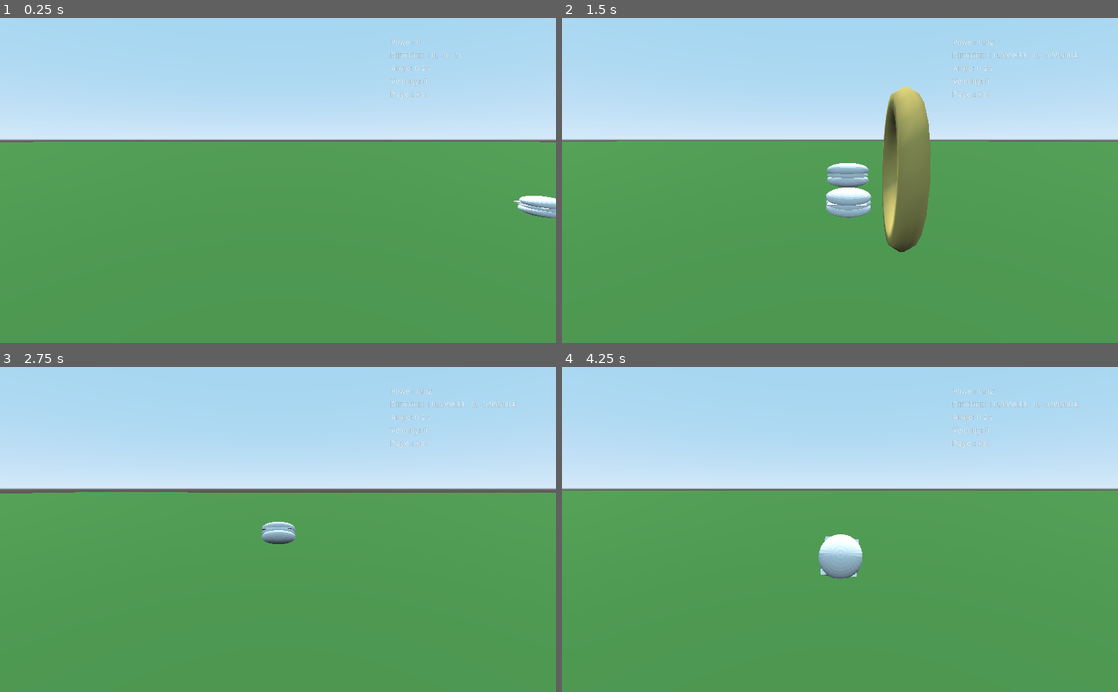
Above: before the commit, frames 1-4 (two rows, left to right).
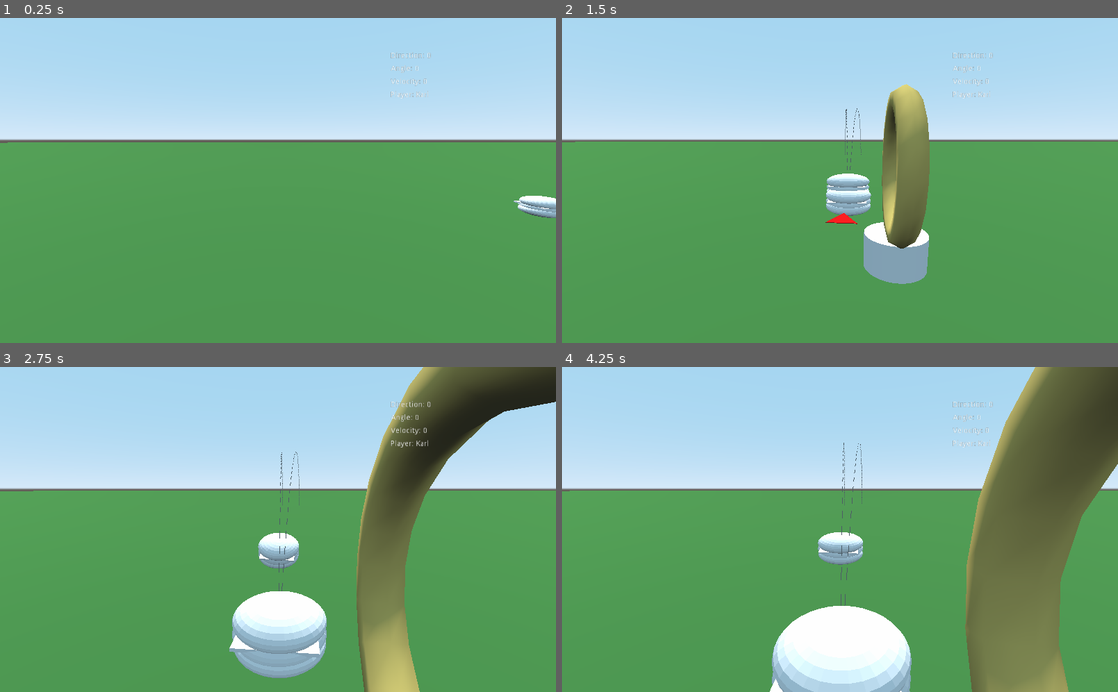
Above: after the commit, the same moments.

Repository: rowanburnett/burger-golf
Game: Godot game, scene res://Main.tscn
The game is run twice, just before and just after one commit, with the same random seed, the same clock (stepped at 60 frames per second) and the same inputs.
Inputs:
- Up to frame 1 (0.25 s): no input
- Up to frame 2 (1.5 s): hold Right (RIGHT) 0.53-1.28 s; tap Space (hit_ball) at 0.6, 1.35 s; hold Down (DOWN) from 1.28 s (still down)
- Up to frame 3 (2.75 s): release Down (DOWN) at 2.03 s; hold Right (RIGHT) from 2.03 s (still down); tap Space (hit_ball) at 2.1 s
- Up to frame 4 (4.25 s): release Right (RIGHT) at 2.78 s; hold Up (UP) 2.78-3.53 s; tap Space (hit_ball) at 2.85, 3.6 s; hold Left (LEFT) from 3.53 s (still down)

The runs differ from the first frame. In frame 1, 0.3% of the frame differs, in the area x 0-98%, y 6-39%; in frame 2, 3.1%; in frame 3, 18%; in frame 4, 25%, in the area x 0-100%, y 0-100%.

Commit message:
Add line to show projectile prediction

Diff:
--- a/Burger Golf/Burger.gd
+++ b/Burger Golf/Burger.gd
@@ -1,51 +1,51 @@
-extends RigidBody
+extends Spatial
 
-var angle = Vector3.ZERO
 var direction = Vector3.ZERO
-var x_force = 0
-var y_force = 0
-var forces = [0, 0, 0]
+var max_points = 250
+var x_velocity = 0
+var y_velocity = 0
+var z_velocity = 0
 
-onready var arrow = get_node("../Arrow")
+var aim_changed = false
 
-func _ready():
-	set_contact_monitor(true)
+onready var burger = get_node("RigidBody")
+onready var arrow = get_node("Arrow")
+onready var line = get_node("Line")
 
 func _process(delta):
 	direction = -arrow.get_global_transform().basis.z
-	arrow.global_transform.origin = self.global_transform.origin
+	arrow.global_transform.origin = burger.global_transform.origin
+
+func _on_aim_changed(x_angle, y_angle):
+	var x_force = (x_angle * -50)
+	var y_force = (y_angle * 50)
+	var z_force = (x_angle * -50)
+	x_velocity = (x_force / burger.mass) * direction.x
+	y_velocity = (y_force / burger.mass)
+	z_velocity = (z_force / burger.mass) * direction.z
+
+	aim_changed = true
+
+func _physics_process(delta):
+	if aim_changed:
+		update_trajectory(delta)
+
+func update_trajectory(delta):
+	line.clear()
+	line.begin(1)
+
+	var pos = burger.translation
+	var vel = Vector3(x_velocity, y_velocity, z_velocity)
+
+	for i in max_points:
+		line.add_vertex(pos)
+		pos += vel * delta
+		vel.x += x_velocity * delta
+		vel.y -= y_velocity * delta - 9.8 * pow(delta, 2) / 2
+		vel.z += z_velocity * delta
+
+	aim_changed = false
+	line.end()
 
 func launch(x_force, y_force):
-	set_max_contacts_reported(1)
-
-	apply_impulse(Vector3(0, 0.02, 0), direction * x_force)
-	apply_impulse(Vector3.ZERO, Vector3(0, y_force, 0))
-
-	forces = [x_force, y_force, direction]
-	return forces
-
-var bounces = 0
-
-func _on_Ground_collision():
-	return
-	print("HELLO I AM COLLIDING")
-	print(forces)
-	if forces[0] < -2  or forces[1] > 2:
-			forces[0] *= 0.8
-			forces[1] *= 0.8
-			print("FORCE")
-			print(forces[1])
-			apply_impulse(Vector3.ZERO, forces[0] * forces[2])
-			apply_impulse(Vector3.ZERO, Vector3(0, forces[1], 0))
-
-
-
-
-	else:
-		set_max_contacts_reported(0)
-
-
-
-func _on_StateManager_state_changed(new_state):
-	var is_aiming = new_state == StateManager.State.AIMING
-	arrow.visible = is_aiming
+	burger.apply_impulse(Vector3(0, 0.02, 0), Vector3(direction.x * x_force, y_force, direction.z * x_force))
--- a/Burger Golf/Burger.tscn
+++ b/Burger Golf/Burger.tscn
@@ -9,20 +9,19 @@
 radius = 0.55
 
 [node name="Burger" type="Spatial"]
+script = ExtResource( 2 )
 
 [node name="Arrow" parent="." instance=ExtResource( 3 )]
 transform = Transform( 1, 0, 0, 0, 1, 0, 0, 0, 1, 245.05, -1.17911, -0.463459 )
-visible = false
 
 [node name="RigidBody" type="RigidBody" parent="."]
 collision_mask = 2
-mass = 0.0102041
 continuous_cd = true
 contacts_reported = 10
 contact_monitor = true
 can_sleep = false
+linear_damp = 0.0
 angular_damp = 2.0
-script = ExtResource( 2 )
 
 [node name="CollisionShape" type="CollisionShape" parent="RigidBody"]
 transform = Transform( 1, 0, 0, 0, 1, 0, 0, 0, 1, 0, 0.565697, 0 )
@@ -38,3 +37,5 @@
 transform = Transform( -1, 1.51808e-08, -8.60946e-08, 0, 0.984808, 0.173648, 8.74228e-08, 0.173648, -0.984808, 0, 3, -10 )
 current = true
 far = 8192.0
+
+[node name="Line" type="ImmediateGeometry" parent="."]
--- /dev/null
+++ b/Burger Golf/Control.gd
@@ -0,0 +1,5 @@
+extends Control
+
+func _on_States_aim_changed(x_angle, y_angle, direction, velocity):
+	get_node("DirectionLabel").text = "Direction: %s" % direction
+	get_node("AngleLabel").text = "Angle: %s" % x_angle
--- a/Burger Golf/Ground.gd
+++ b/Burger Golf/Ground.gd
@@ -1,4 +1,4 @@
-extends CSGBox
+extends StaticBody
 
 signal collision
 
--- a/Burger Golf/Main.tscn
+++ b/Burger Golf/Main.tscn
@@ -1,5 +1,6 @@
-[gd_scene load_steps=9 format=2]
+[gd_scene load_steps=11 format=2]
 
+[ext_resource path="res://Control.gd" type="Script" id=1]
 [ext_resource path="res://OnionRing.tscn" type="PackedScene" id=5]
 [ext_resource path="res://Ground.gd" type="Script" id=6]
 [ext_resource path="res://StateManager.gd" type="Script" id=7]
@@ -16,6 +17,8 @@
 material = SubResource( 11 )
 size = Vector3( 1000, 2, 1000 )
 
+[sub_resource type="CylinderMesh" id=12]
+
 [node name="Main" type="Node"]
 
 [node name="DirectionalLight" type="DirectionalLight" parent="."]
@@ -24,17 +27,7 @@
 [node name="Control" type="Control" parent="."]
 margin_right = 40.0
 margin_bottom = 40.0
-
-[node name="PowerLabel" type="Label" parent="Control"]
-anchor_left = 0.25
-anchor_top = 0.175
-anchor_right = 0.25
-anchor_bottom = 0.175
-margin_left = 710.0
-margin_top = 32.0
-margin_right = 765.0
-margin_bottom = 46.0
-text = "Power: 0"
+script = ExtResource( 1 )
 
 [node name="DirectionLabel" type="Label" parent="Control"]
 margin_left = 719.0
@@ -87,12 +80,6 @@
 [node name="OnionRing" parent="." instance=ExtResource( 5 )]
 transform = Transform( 0.0021642, -0.999998, 0, 0.999998, 0.0021642, 0, 0, 0, 1, 0, 2.70885, 0 )
 
-[node name="CSGBox" type="CSGBox" parent="."]
-transform = Transform( 0.822717, 0, 0, 0, 8.2741, 0, 0, 0, 1.95672, -22.7278, 8.32178, -15.3249 )
-use_collision = true
-height = 9.802
-depth = 12.1355
-
 [node name="StateManager" type="Node" parent="."]
 script = ExtResource( 7 )
 
@@ -110,12 +97,20 @@
 shape = SubResource( 9 )
 
 [node name="MeshInstance" type="MeshInstance" parent="Ground"]
-transform = Transform( 1, 0, 0, 0, 1, 0, 0, 0, 1, 0.699122, -0.754539, 0.564823 )
+transform = Transform( 1, 0, 0, 0, 1, 0, 0, 0, 1, -6.00227, -1.46275, 3.5028 )
 layers = 2
 mesh = SubResource( 10 )
 skeleton = NodePath("../../Players")
 material/0 = null
 
+[node name="Target" type="Spatial" parent="."]
+transform = Transform( 1, 0, 0, 0, 1, 0, 0, 0, 1, 0, -0.356383, 0 )
+
+[node name="MeshInstance" type="MeshInstance" parent="Target"]
+mesh = SubResource( 12 )
+material/0 = null
+
 [connection signal="loaded" from="StateManager" to="StateManager/States" method="_on_StateManager_loaded"]
 [connection signal="next_turn" from="StateManager" to="StateManager/States" method="_on_StateManager_next_turn"]
 [connection signal="state_changed" from="StateManager" to="StateManager/States" method="_on_StateManager_state_changed"]
+[connection signal="aim_changed" from="StateManager/States" to="Control" method="_on_States_aim_changed"]
--- a/Burger Golf/NewGame.gd
+++ /dev/null
@@ -1,6 +0,0 @@
-extends Label
-
-
-# Declare member variables here. Examples:
-# var a = 2
-# var b = "text"
--- a/Burger Golf/PowerBar.gd
+++ b/Burger Golf/PowerBar.gd
@@ -8,7 +8,7 @@
 	state.connect("state_changed", self, "on_state_change")
 
 func tell_power(power):
-	foreground.rect_scale = Vector2(power / 3.0, 1)
+	foreground.rect_scale = Vector2(power / 50.0, 1)
 
 func on_state_change(state):
 	var is_power = state == StateManager.State.POWER
--- /dev/null
+++ b/Burger Golf/PowerLabel.gd
@@ -0,0 +1,20 @@
+extends Label
+
+
+# Declare member variables here. Examples:
+# var a = 2
+# var b = "text"
+
+
+# Called when the node enters the scene tree for the first time.
+func _ready():
+	pass # Replace with function body.
+
+
+# Called every frame. 'delta' is the elapsed time since the previous frame.
+#func _process(delta):
+#	pass
+
+
+func _on_States_aim_changed():
+	pass # Replace with function body.
--- a/Burger Golf/StateManager.gd
+++ b/Burger Golf/StateManager.gd
@@ -31,11 +31,12 @@
 	# make burger for each player
 	for player in players:
 		var instance = burger.instance()
+		instance.set_name(player.name)
 		player_node.add_child(instance)
 
 	for node in player_node.get_children():
 		self.connect("state_changed", node.get_node("RigidBody"), "_on_StateManager_state_changed")
-	emit_signal("loaded")
+	emit_signal("loaded", active_player)
 
 func state_changed(new_state):
 	emit_signal("state_changed", new_state)
--- a/Burger Golf/States.gd
+++ b/Burger Golf/States.gd
@@ -14,18 +14,15 @@
 
 var power_direction = PowerDirection.INCREASING
 
-onready var stateManager: StateManager = get_node("../../StateManager")
-var player = ""
-var arrow = ""
+var player = NodePath()
+var arrow = NodePath()
 var loaded = false
 
+onready var stateManager: StateManager = get_node("../../StateManager")
 onready var player_node = get_node("../../Players")
-onready var power_label = get_node("../../Control/PowerLabel")
-onready var direction_label = get_node("../../Control/DirectionLabel")
-onready var velocity_label = get_node("../../Control/VelocityLabel")
-onready var angle_label = get_node("../../Control/AngleLabel")
+onready var power_bar = get_node("../../Control/PowerBar")
+onready var target = get_node("../../Target")
 onready var player_label = get_node("../../Control/PlayerLabel")
-onready var power_bar = get_node("../../Control/PowerBar")
 
 signal aim_changed()
 
@@ -41,30 +38,27 @@
 		elif stateManager.state == StateManager.State.WATCHING:
 			watching(delta);
 
-		power_label.text = "Power: %s" % power
-		direction_label.text = "Direction: %s" % direction
-		angle_label.text = "Angle: %s" % x_angle
-
 func aiming(delta):
 	if loaded:
 		if Input.is_action_pressed("LEFT"):
 			arrow.rotate_y(-0.02)
-			emit_signal("aim_changed", x_angle, y_angle, direction)
+			emit_signal("aim_changed", x_angle, y_angle)
+
 		if Input.is_action_pressed("RIGHT"):
 			arrow.rotate_y(0.02)
-
-		direction = -arrow.get_global_transform().basis.z
+			emit_signal("aim_changed", x_angle, y_angle)
 
 		if Input.is_action_pressed("UP"):
 			if y_angle <= 0.5:
 				x_angle -= 0.01
 				y_angle += 0.01
-				emit_signal("aim_changed", x_angle, y_angle, direction)
+			emit_signal("aim_changed", x_angle, y_angle)
+
 		if Input.is_action_pressed("DOWN"):
 			if x_angle <= 0.5:
 				x_angle += 0.01
 				y_angle -= 0.01
-				emit_signal("aim_changed", x_angle, y_angle, direction)
+			emit_signal("aim_changed", x_angle, y_angle)
 
 		if Input.is_action_just_pressed("hit_ball"):
 			stateManager.state = StateManager.State.POWER
@@ -73,20 +67,20 @@
 func power(delta):
 	if loaded:
 		if Input.is_action_just_pressed("hit_ball"):
-			x_force = (x_angle * -power) / 2
-			y_force = ((y_angle * -power) / -1) / 2
-			print(x_force)
+			x_force = (x_angle * -power)
+			y_force = (y_angle * -power) / -1
 			player.launch(x_force, y_force)
+
 			stateManager.state = StateManager.State.WATCHING
 			power_direction = PowerDirection.INCREASING
 			power = 0
 
 		if power_direction == PowerDirection.INCREASING:
-			power += 0.02
-			if power >= 3:
+			power += 0.5
+			if power >= 50:
 				power_direction = PowerDirection.DECREASING
 		else:
-			power -= 0.02
+			power -= 0.5
 			if power <= 0:
 				power_direction = PowerDirection.INCREASING
 		power_bar.tell_power(power)
@@ -94,37 +88,35 @@
 var static_frames = 0
 
 func watching(delta):
-	print(static_frames)
 	# TODO idk if this method is robust to stuff like conveyer belts.
 	#   Also we should probably check it stays static a few frames I guess
 	#   It tends to detect it is not moving just before it does a bounce
 	var stationaryTolerance = 0.005;
-	var is_moving = player.linear_velocity.length() > stationaryTolerance
+	var is_moving = player.get_node("RigidBody").linear_velocity.length() > stationaryTolerance
 	if not is_moving:
 		static_frames += 1
 		if static_frames >= 20:
 			stateManager.state = StateManager.State.AIMING
 			static_frames = 0
 
+func _on_StateManager_loaded(active_player):
+	# wait for players to be spawned in
+	# there's definitely a better way to do this lol
+	get_active_player(active_player)
+	for node in player_node.get_children():
+		connect("aim_changed", node, "_on_aim_changed")
+	loaded = true
+
 func _on_StateManager_next_turn(active_player):
-	print(active_player)
-	player = player_node.get_children()[active_player].get_node('RigidBody')
-	arrow = player.get_node("../Arrow")
-	player.get_node("../CameraRig/Camera").current = true
-	player_label.text = "Player: %s" % Global.players[active_player].name
+	get_active_player(active_player)
 
 func _on_StateManager_state_changed(new_state):
 	if loaded:
 		var is_aiming = new_state == StateManager.State.AIMING
 		arrow.visible = is_aiming
 
-func _on_StateManager_loaded():
-	# wait for players to be spawned in
-	# there's definitely a better way to do this lol
-	player = player_node.get_children()[0].get_node("RigidBody")
-	arrow = player.get_node("../Arrow")
-	player.get_node("../CameraRig/Camera").current = true
-	player_label.text = "Player: %s" % Global.players[0].name
-	for node in player_node.get_children():
-		self.connect("aim_changed", node.get_node("Trajectory"), "_on_State_aim_changed")
-	loaded = true
+func get_active_player(active_player):
+	player = player_node.get_children()[active_player]
+	arrow = player.get_node("Arrow")
+	player.get_node("CameraRig/Camera").current = true
+	player_label.text = "Player: %s" % player.get_name()
--- a/Burger Golf/project.godot
+++ b/Burger Golf/project.godot
@@ -75,6 +75,7 @@
 [physics]
 
 common/enable_pause_aware_picking=true
+3d/default_linear_damp=0.0
 
 [rendering]
 
